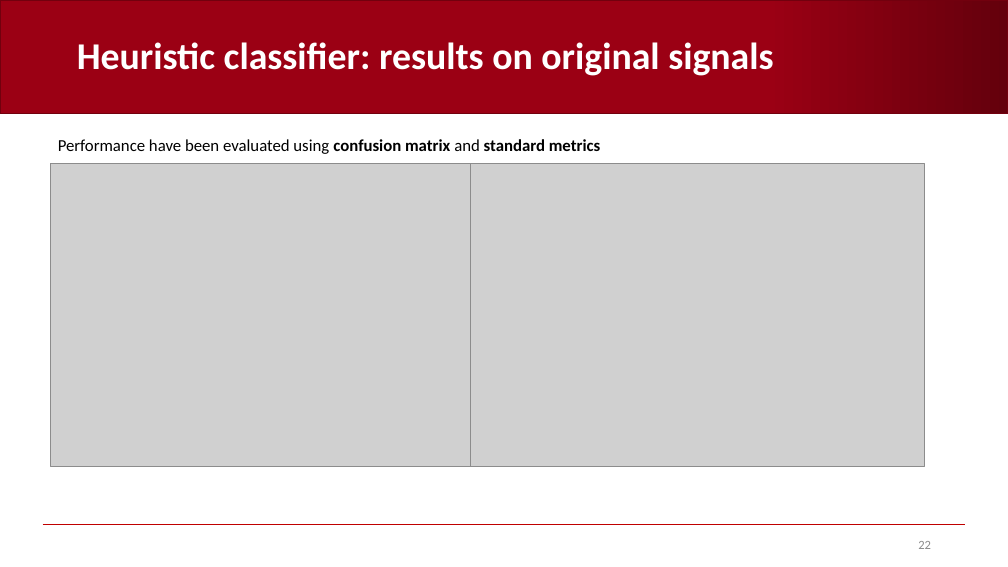
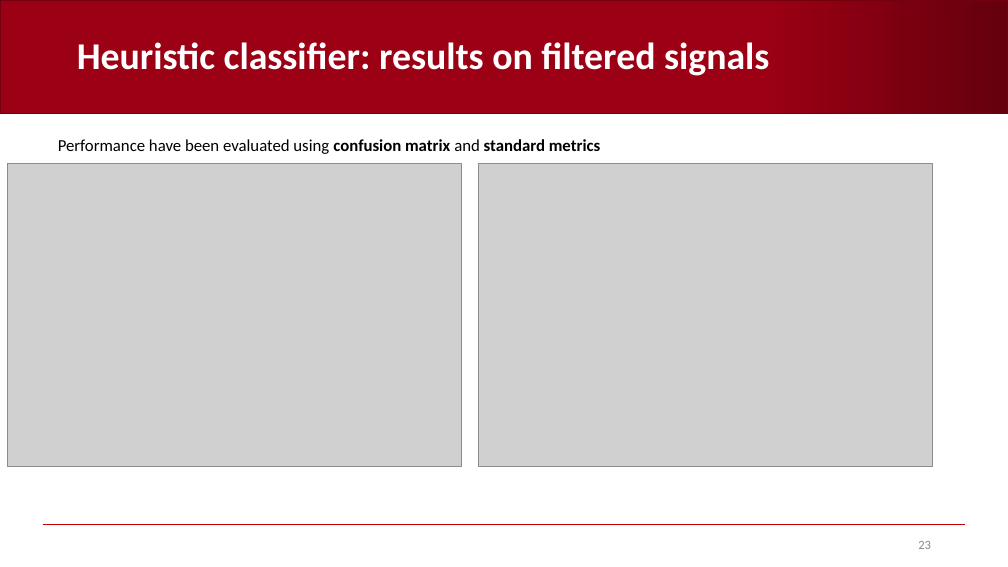
Before and after one commit to AndreaCorrado00/Tesi_magistrale_Corrado_Andrea, a slide deck: slide 23 of Documentation/5. Heuristic classifier strategy B.pptx (slide 22 before the commit). Drawn at 1008x567 pixels with LibreOffice and Linux fonts; fonts in the diff are those of the drawing; grey boxes stand for pictures; background and template pictures are left out. Boxes give left, top, right and bottom in pixels: in the first picture for what was removed or moved away, otherwise in the second. Text is boxed around its words. In the diff, an @@ line names an element or a change of style, - is before the commit and + after.

```diff
--- a/Documentation/5. Heuristic classifier strategy B.pptx
+++ b/Documentation/5. Heuristic classifier strategy B.pptx
@@ title at <box>77,42,769,76</box>: text changed @@
-Heuristic classifier: results on original signals
+Heuristic classifier: results on filtered signals
@@ picture: place and size @@
-picture at <box>50,164,504,467</box>
+picture at <box>8,164,461,467</box>
@@ picture: place and size @@
-picture at <box>470,164,924,467</box>
+picture at <box>479,164,932,467</box>
@@ rectangle added at <box>452,180,470,193</box>, fill #FFFFFF, outline #FFFFFF 1 pt @@
```
Also in this commit, not shown: 5 other slides changed, 9 other files.
